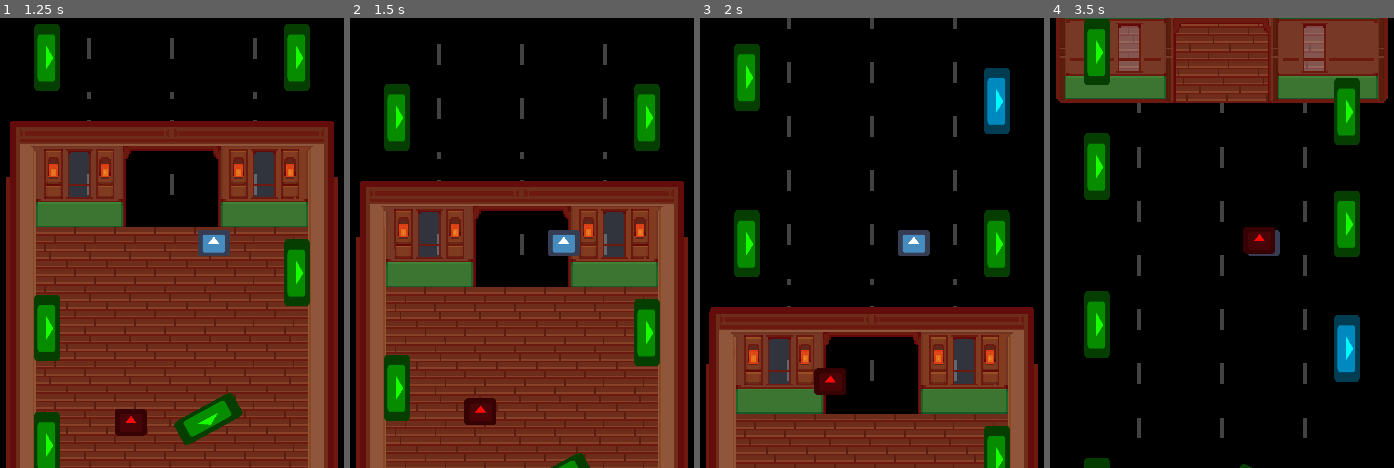
Above: before the commit, frames 1-4 (left to right).
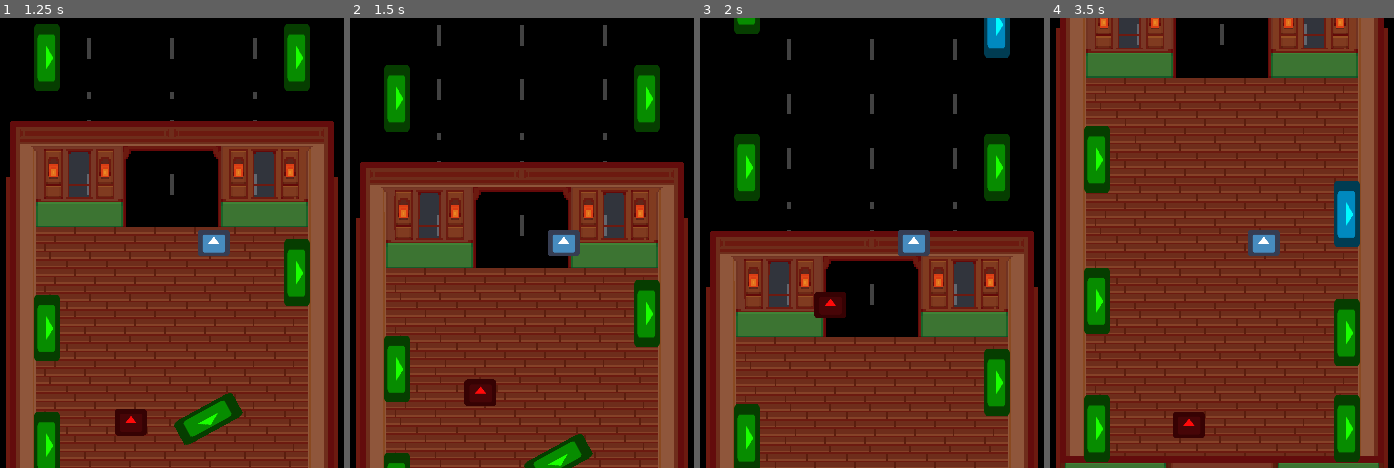
Above: after the commit, the same moments.

Repository: lajollagamesclub/week-139-followers
Game: Godot game, scene res://Main.tscn
Same seed, same stepped clock (60 frames per second), same inputs: the game is played once before the commit and once after it. The engine's default icon, where the game draws it, is replaced by a stand-in: a white triangle on a blue panel in a dark square.
Inputs (mouse positions are in pixels of both pictures, inside the frame that each line leads up to):
- Up to frame 1 (1.25 s): tap Enter at 0.5 s; move the mouse to (outside the picture) at 0.52 s; hold D (g_right) from 0.53 s (still down); click (outside the picture) at 0.67 s
- Up to frame 2 (1.5 s): move the mouse to (360, 265) at 1.27 s; release D (g_right) at 1.28 s; hold Space (g_takedown, bound only after the commit) from 1.28 s (still down)
- Up to frame 3 (2 s): keep holding Space (g_takedown, bound only after the commit)
- Up to frame 4 (3.5 s): move the mouse to (1301, 144) at 2.02 s; release Space (g_takedown, bound only after the commit) at 2.03 s; hold D (g_right) from 2.03 s (still down); move the mouse to (1180, 333) at 2.77 s; click (1180, 333) at 2.92 s

Frame 1 is identical in both runs. In frame 2, 24% of the frame differs, in the area x 1-99%, y 1-100%; in frame 3, 40%; in frame 4, 90%, in the area x 1-99%, y 0-100%.

Commit message:
Add ability to use space to takedown bag

Diff:
--- a/src/Player.gd
+++ b/src/Player.gd
@@ -30,6 +30,8 @@
 			take_down_suitcase()
 		else:
 			target_x_pos += step
+	elif event.is_action_pressed("g_takedown"):
+		take_down_suitcase()
 
 func take_down_suitcase():
 	if cur_speed < 0.40*player_state.target_speed: # can only takedown when at speed
--- a/src/project.godot
+++ b/src/project.godot
@@ -60,6 +60,11 @@
 "events": [ Object(InputEventKey,"resource_local_to_scene":false,"resource_name":"","device":0,"alt":false,"shift":false,"control":false,"meta":false,"command":false,"pressed":false,"scancode":68,"unicode":0,"echo":false,"script":null)
  ]
 }
+g_takedown={
+"deadzone": 0.5,
+"events": [ Object(InputEventKey,"resource_local_to_scene":false,"resource_name":"","device":0,"alt":false,"shift":false,"control":false,"meta":false,"command":false,"pressed":false,"scancode":32,"unicode":0,"echo":false,"script":null)
+ ]
+}
 
 [rendering]
 
